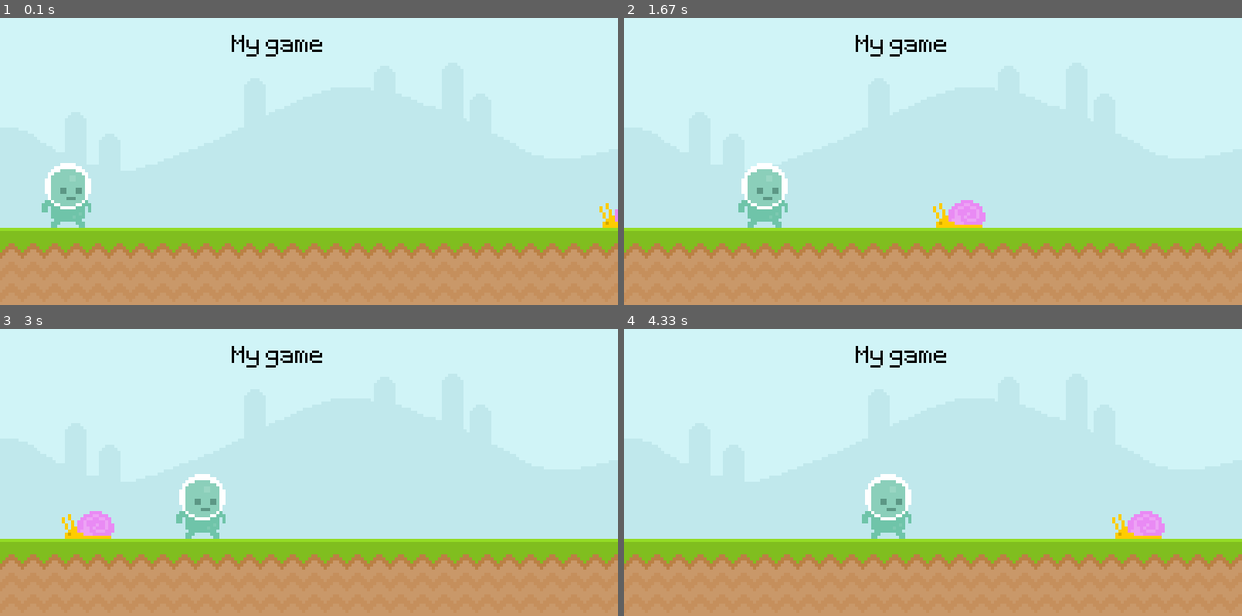
Above: before the commit, frames 1-4 (two rows, left to right).
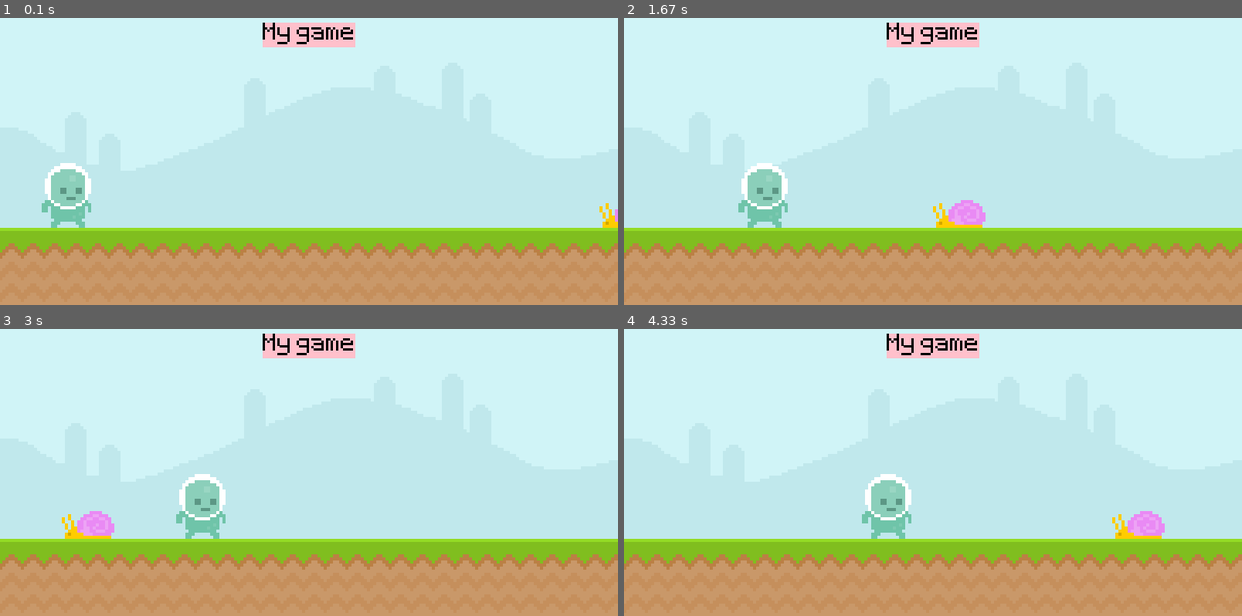
Above: after the commit, the same moments.

Repository: bstew794/PyGame_Tutorial
Game: pygame game, started from Runner.py
Two runs of this game, one before a commit and one after it. Both use one fixed random seed, a clock stepped at 60 frames per second and the inputs below.
Inputs:
- Up to frame 1 (0.1 s): no input
- Up to frame 2 (1.67 s): no input
- Up to frame 3 (3 s): no input
- Up to frame 4 (4.33 s): no input

The runs differ from the first frame. In frame 1, 1.5% of the frame differs, in the area x 37-58%, y 1-14%; in frame 2, 1.5%; in frame 3, 1.5%; in frame 4, 1.5%.

Commit message:
Added background color to text surface

Diff:
--- a/Runner.py
+++ b/Runner.py
@@ -14,16 +14,17 @@
 clock = pygame.time.Clock()
 test_font = pygame.font.Font('Font/PixelType.ttf', 50)
 
-# define some surfaces including the environment, actors, and text
+# define some surfaces including the environment, actors, and score
 sky_surf = pygame.image.load('Graphics/Enviroment/sky.png').convert_alpha()
 grnd_surf = pygame.image.load('Graphics/Enviroment/ground.png').convert_alpha()
-text_surf = test_font.render('My game', False, 'Black')
+scor_surf = test_font.render('My game', False, 'Black')
 snal_surf = pygame.image.load('Graphics/Enemies/Snail/snail1.png').convert_alpha()
 play_surf = pygame.image.load('Graphics/Player/walk1.png').convert_alpha()
 
-# define a rectangle hitbox for the player, and enemies
+# define a rectangle hitbox for the player, enemies, and menu items
 play_rect = play_surf.get_rect(midbottom = (80, 300))
 snal_rect = snal_surf.get_rect(bottomleft = (800, 300))
+scor_rect = scor_surf.get_rect(center = (400, 50))
 
 # main game loop
 while True:
@@ -57,9 +58,15 @@
     # display the snail on the screen surface
     screen.blit(snal_surf, snal_rect)
 
-    # display the text surface on the screen surface
-    screen.blit(text_surf, (300, 50))
+    # add a background to the score
+    pygame.draw.rect(screen, 'Pink', scor_rect)
+    pygame.draw.rect(screen, 'Pink', scor_rect, 10)
 
+    # display the score surface on the screen surface
+    screen.blit(scor_surf, scor_rect)
+
+    # if play_rect.colliderect(snal_rect):
+    #    pr
 
     # update the visual aspects of the game for each loop
     pygame.display.update()
